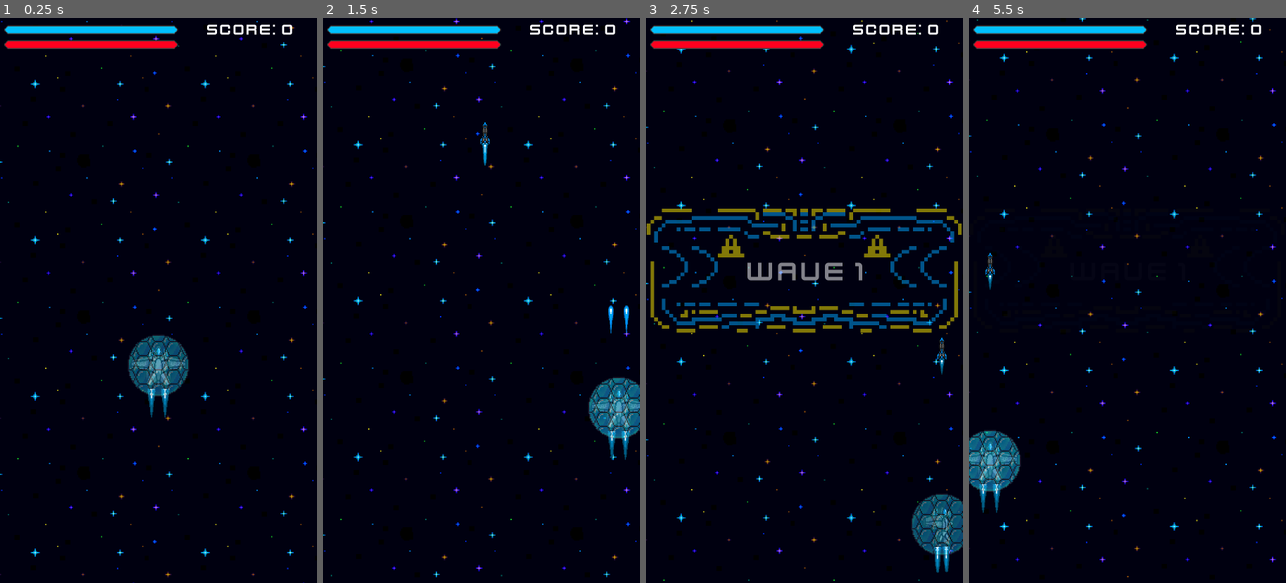
Above: before the commit, frames 1-4 (left to right).
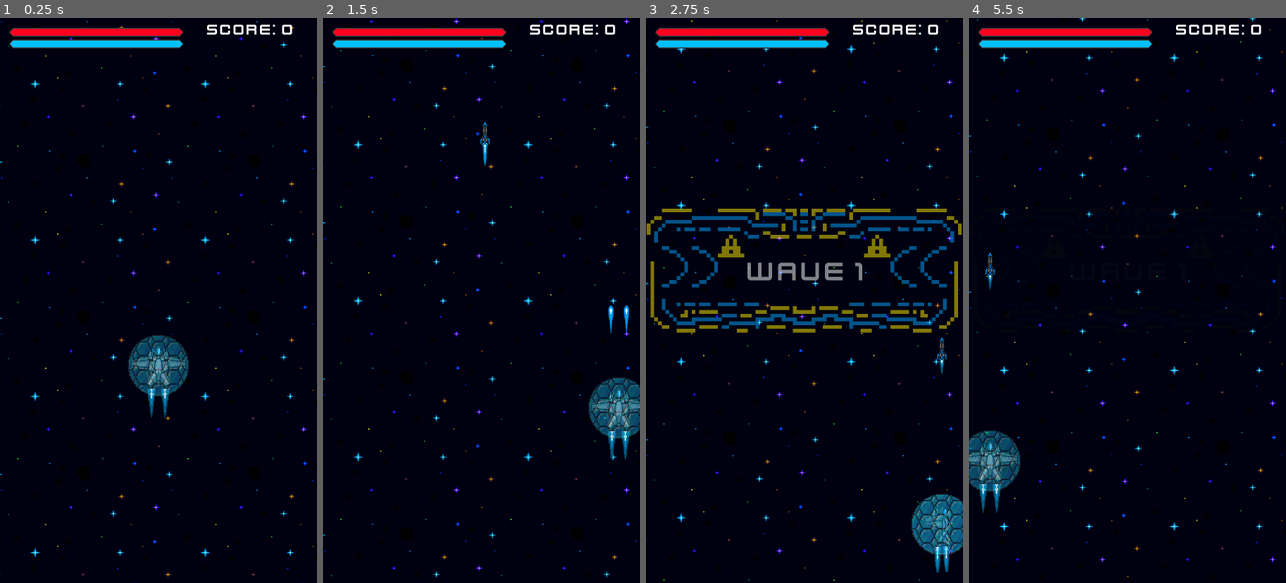
Above: after the commit, the same moments.

Repository: MichaelG-DTE/Final-Godot-DTE-Assessment-Game-Github
Game: Godot game, scene res://Scenes/level_one.tscn
Same seed, same stepped clock (60 frames per second), same inputs: the game is played once before the commit and once after it.
Inputs (mouse positions are in pixels of both pictures, inside the frame that each line leads up to):
- Up to frame 1 (0.25 s): no input
- Up to frame 2 (1.5 s): move the mouse to (551, 272) at 0.52 s; hold D (Right) 0.53-1.28 s; hold Right mouse button (MissileShoot) 0.53-1.28 s; move the mouse to (418, 328) at 1.27 s; hold S (Down) from 1.28 s (still down); click (418, 328) at 1.35 s
- Up to frame 3 (2.75 s): move the mouse to (836, 176) at 2.02 s; release S (Down) at 2.03 s; hold D (Right) from 2.03 s (still down); hold Right mouse button (MissileShoot) from 2.03 s (still down)
- Up to frame 4 (5.5 s): move the mouse to (1111, 413) at 2.77 s; release D (Right) at 2.78 s; release Right mouse button (MissileShoot) at 2.78 s; hold W (Up) 2.78-3.53 s; click (1111, 413) at 2.85 s; move the mouse to (1222, 385) at 3.52 s; hold Right mouse button (MissileShoot) 3.53-4.28 s; hold A (Left) 3.53-5.03 s; move the mouse to (1032, 215) at 4.27 s; click (1032, 215) at 4.35 s; move the mouse to (1143, 300) at 5.02 s; hold S (Down) from 5.03 s (still down); hold Right mouse button (MissileShoot) from 5.03 s (still down)

The runs differ from the first frame. In frame 1, 2.1% of the frame differs, in the area x 1-58%, y 1-6%; in frame 2, 2.8%; in frame 3, 2.1%; in frame 4, 2.9%, in the area x 0-58%, y 1-84%.

Commit message:
Shields work, added more health, made bigger explosions

Diff:
--- a/Scenes/HealthBar.tscn
+++ b/Scenes/HealthBar.tscn
@@ -8,8 +8,8 @@
 offset_top = 13.0
 offset_right = 507.0
 offset_bottom = 38.0
-max_value = 10.0
-value = 7.0
+max_value = 20.0
+value = 20.0
 nine_patch_stretch = true
 stretch_margin_left = 9
 stretch_margin_top = 9
--- a/Scenes/enemy_shield.tscn
+++ b/Scenes/enemy_shield.tscn
@@ -6,17 +6,63 @@
 [sub_resource type="CircleShape2D" id="CircleShape2D_gm30k"]
 radius = 56.4358
 
+[sub_resource type="Animation" id="Animation_084r6"]
+resource_name = "EnemyShield"
+length = 1.5
+loop_mode = 1
+tracks/0/type = "value"
+tracks/0/imported = false
+tracks/0/enabled = true
+tracks/0/path = NodePath(".:modulate")
+tracks/0/interp = 1
+tracks/0/loop_wrap = true
+tracks/0/keys = {
+"times": PackedFloat32Array(0, 0.8, 1.5),
+"transitions": PackedFloat32Array(1, 1, 1),
+"update": 0,
+"values": [Color(1, 1, 1, 0.843137), Color(1, 1, 1, 0.321569), Color(1, 1, 1, 0.843137)]
+}
+
+[sub_resource type="Animation" id="Animation_ycvdy"]
+length = 0.001
+tracks/0/type = "value"
+tracks/0/imported = false
+tracks/0/enabled = true
+tracks/0/path = NodePath(".:modulate")
+tracks/0/interp = 1
+tracks/0/loop_wrap = true
+tracks/0/keys = {
+"times": PackedFloat32Array(0),
+"transitions": PackedFloat32Array(1),
+"update": 0,
+"values": [Color(1, 1, 1, 0.701961)]
+}
+
+[sub_resource type="AnimationLibrary" id="AnimationLibrary_xhawl"]
+_data = {
+"EnemyShield": SubResource("Animation_084r6"),
+"RESET": SubResource("Animation_ycvdy")
+}
+
 [node name="EnemyShield" type="Area2D"]
 modulate = Color(1, 1, 1, 0.701961)
 scale = Vector2(0.983, 0.983)
-collision_layer = 32
+collision_layer = 34
 collision_mask = 4
 script = ExtResource("1_q5160")
 
 [node name="EnemyShield" type="Sprite2D" parent="."]
-modulate = Color(1, 1, 1, 0.568627)
+modulate = Color(1, 1, 1, 0.643137)
 texture = ExtResource("2_g37hf")
 
 [node name="CollisionShape2D" type="CollisionShape2D" parent="."]
+visible = false
 modulate = Color(1, 1, 1, 0.701961)
 shape = SubResource("CircleShape2D_gm30k")
+debug_color = Color(0, 0.6, 0.701961, 1)
+
+[node name="AnimationPlayer" type="AnimationPlayer" parent="."]
+libraries = {
+"": SubResource("AnimationLibrary_xhawl")
+}
+autoplay = "EnemyShield"
--- a/Scenes/hud.tscn
+++ b/Scenes/hud.tscn
@@ -30,14 +30,14 @@
 
 [node name="ShieldBar" parent="." instance=ExtResource("3_2q4kj")]
 layout_mode = 0
-offset_left = 12.0
-offset_top = 21.0
-offset_right = 505.0
-offset_bottom = 46.0
+offset_left = 27.0
+offset_top = 61.0
+offset_right = 520.0
+offset_bottom = 86.0
 
 [node name="HealthBar" parent="." instance=ExtResource("4_f305r")]
 layout_mode = 0
-offset_left = 12.0
-offset_top = 63.0
-offset_right = 505.0
-offset_bottom = 88.0
+offset_left = 27.0
+offset_top = 28.0
+offset_right = 520.0
+offset_bottom = 53.0
--- a/Scenes/level_three.tscn
+++ b/Scenes/level_three.tscn
@@ -9,9 +9,9 @@
 [ext_resource type="PackedScene" uid="uid://biwomlqx1u8br" path="res://Scenes/shielded_xantarian_heavy_support_craft.tscn" id="7_3ac77"]
 
 [node name="Level_Three" instance=ExtResource("1_57ftu")]
-wave1 = Array[PackedScene]([ExtResource("2_mpa76"), ExtResource("2_mpa76"), ExtResource("3_8suaa"), ExtResource("4_i0jv6")])
-wave2 = Array[PackedScene]([ExtResource("5_2y4no"), ExtResource("2_mpa76"), ExtResource("3_8suaa"), ExtResource("4_i0jv6"), ExtResource("6_fwvvf")])
-wave3 = Array[PackedScene]([ExtResource("6_fwvvf"), ExtResource("4_i0jv6"), ExtResource("3_8suaa"), ExtResource("2_mpa76"), ExtResource("7_3ac77"), ExtResource("5_2y4no")])
+wave1 = Array[PackedScene]([ExtResource("2_mpa76"), ExtResource("4_i0jv6"), ExtResource("3_8suaa"), ExtResource("6_fwvvf")])
+wave2 = Array[PackedScene]([ExtResource("2_mpa76"), ExtResource("6_fwvvf"), ExtResource("4_i0jv6"), ExtResource("3_8suaa"), ExtResource("5_2y4no")])
+wave3 = Array[PackedScene]([ExtResource("2_mpa76"), ExtResource("5_2y4no"), ExtResource("7_3ac77"), ExtResource("4_i0jv6"), ExtResource("3_8suaa"), ExtResource("6_fwvvf")])
 level = 3
 
 [node name="EnemySpawnTimer" parent="." index="8"]
--- a/Scenes/player.tscn
+++ b/Scenes/player.tscn
@@ -275,7 +275,8 @@
 
 [node name="Explosion" type="Sprite2D" parent="."]
 visible = false
-scale = Vector2(1.72, 1.72)
+position = Vector2(-0.178947, -9.35963)
+scale = Vector2(0.751969, 0.751969)
 texture = ExtResource("5_2g7y4")
 hframes = 3
 vframes = 3
@@ -291,6 +292,5 @@
 position = Vector2(0, -69.495)
 
 [node name="PlayerShield" parent="." instance=ExtResource("5_x067j")]
-modulate = Color(1, 1, 1, 0.639216)
 position = Vector2(0, -9.6375)
 scale = Vector2(0.939924, 0.943312)
--- a/Scenes/player_shield.tscn
+++ b/Scenes/player_shield.tscn
@@ -5,22 +5,6 @@
 
 [sub_resource type="CircleShape2D" id="CircleShape2D_rf256"]
 radius = 56.0357
-
-[sub_resource type="Animation" id="Animation_nnr4j"]
-resource_name = "Shield"
-loop_mode = 1
-tracks/0/type = "value"
-tracks/0/imported = false
-tracks/0/enabled = true
-tracks/0/path = NodePath(".:modulate")
-tracks/0/interp = 1
-tracks/0/loop_wrap = true
-tracks/0/keys = {
-"times": PackedFloat32Array(0, 0.5),
-"transitions": PackedFloat32Array(1, 1),
-"update": 0,
-"values": [Color(1, 1, 1, 0.564706), Color(1, 1, 1, 0.85098)]
-}
 
 [sub_resource type="Animation" id="Animation_e408i"]
 length = 0.001
@@ -35,6 +19,23 @@
 "transitions": PackedFloat32Array(1),
 "update": 0,
 "values": [Color(1, 1, 1, 0.564706)]
+}
+
+[sub_resource type="Animation" id="Animation_nnr4j"]
+resource_name = "Shield"
+length = 1.75
+loop_mode = 1
+tracks/0/type = "value"
+tracks/0/imported = false
+tracks/0/enabled = true
+tracks/0/path = NodePath(".:modulate")
+tracks/0/interp = 1
+tracks/0/loop_wrap = true
+tracks/0/keys = {
+"times": PackedFloat32Array(0, 1),
+"transitions": PackedFloat32Array(1, 1),
+"update": 0,
+"values": [Color(1, 1, 1, 0.564706), Color(1, 1, 1, 0.85098)]
 }
 
 [sub_resource type="AnimationLibrary" id="AnimationLibrary_qgn6w"]
--- a/Scenes/shielded_xantarian_fightercraft.tscn
+++ b/Scenes/shielded_xantarian_fightercraft.tscn
@@ -5,6 +5,6 @@
 
 [node name="Xantarian Fightercraft" instance=ExtResource("1_fh73p")]
 
-[node name="EnemyShield" parent="." index="8" instance=ExtResource("2_7jwly")]
+[node name="EnemyShield" parent="." index="2" instance=ExtResource("2_7jwly")]
 position = Vector2(4.76837e-07, -5.96046e-08)
 scale = Vector2(1.58442, 1.58442)
--- a/Scenes/shielded_xantarian_heavy_support_craft.tscn
+++ b/Scenes/shielded_xantarian_heavy_support_craft.tscn
@@ -5,6 +5,6 @@
 
 [node name="Xantarian Heavy Support Craft" instance=ExtResource("1_q4q03")]
 
-[node name="EnemyShield" parent="." index="8" instance=ExtResource("2_3583t")]
+[node name="EnemyShield" parent="." index="2" instance=ExtResource("2_3583t")]
 position = Vector2(0, -7)
 scale = Vector2(1.71779, 1.71779)
--- a/Scenes/shielded_xantarian_skimmer.tscn
+++ b/Scenes/shielded_xantarian_skimmer.tscn
@@ -5,5 +5,5 @@
 
 [node name="Xantarian Skimmer" instance=ExtResource("1_ukjpx")]
 
-[node name="EnemyShield" parent="." index="9" instance=ExtResource("2_wify2")]
+[node name="EnemyShield" parent="." index="3" instance=ExtResource("2_wify2")]
 position = Vector2(-5.96046e-08, 4)
--- a/Scenes/texture_progress_bar.tscn
+++ b/Scenes/texture_progress_bar.tscn
@@ -8,8 +8,8 @@
 offset_top = 13.0
 offset_right = 507.0
 offset_bottom = 38.0
-max_value = 7.0
-value = 7.0
+max_value = 15.0
+value = 15.0
 nine_patch_stretch = true
 stretch_margin_left = 9
 stretch_margin_top = 9
--- a/Scenes/xantarian_fightercraft.tscn
+++ b/Scenes/xantarian_fightercraft.tscn
@@ -150,7 +150,7 @@
 [node name="Explosion" type="Sprite2D" parent="."]
 visible = false
 position = Vector2(3.93629e-06, 9.27685e-13)
-scale = Vector2(2, 2)
+scale = Vector2(0.752, 0.752)
 texture = ExtResource("3_3e0vm")
 hframes = 3
 vframes = 3
--- a/Scenes/xantarian_heavy_support.tscn
+++ b/Scenes/xantarian_heavy_support.tscn
@@ -149,7 +149,7 @@
 [node name="Explosion" type="Sprite2D" parent="."]
 visible = false
 position = Vector2(3.93629e-06, 9.27685e-13)
-scale = Vector2(1.72, 1.72)
+scale = Vector2(0.9, 0.9)
 texture = ExtResource("3_o8hlh")
 hframes = 3
 vframes = 3
--- a/Scenes/xantarian_skimmer.tscn
+++ b/Scenes/xantarian_skimmer.tscn
@@ -159,7 +159,7 @@
 [node name="Explosion" type="Sprite2D" parent="."]
 visible = false
 position = Vector2(1.19209e-07, 9.09495e-13)
-scale = Vector2(1.72, 1.72)
+scale = Vector2(0.7, 0.7)
 texture = ExtResource("3_qq7ia")
 hframes = 3
 vframes = 3
--- a/Scripts/GlobalVar.gd
+++ b/Scripts/GlobalVar.gd
@@ -2,6 +2,6 @@
 
 var score = 0
 
-var shield_health = 7
+var shield_health = 15
 
-var health = 10
+var health = 20
--- a/Scripts/health_collectable.gd
+++ b/Scripts/health_collectable.gd
@@ -1,6 +1,6 @@
 extends Area2D
 
-@export var speed = 550
+@export var speed = 400
 
 func _on_visible_on_screen_notifier_2d_screen_exited():
 	queue_free()
@@ -10,6 +10,6 @@
 
 func _on_body_entered(body):
 	if body is Player:
-		if GlobalVar.health < 10:
-			GlobalVar.health += 1
+		if GlobalVar.health < 20:
+			GlobalVar.health += 2
 		queue_free()
--- a/Scripts/level_one.gd
+++ b/Scripts/level_one.gd
@@ -22,8 +22,8 @@
 func _ready():
 	player = get_tree().get_first_node_in_group("players")
 	assert(player!=null)
-	GlobalVar.shield_health = 7
-	GlobalVar.health = 10
+	GlobalVar.shield_health = 15
+	GlobalVar.health = 20
 	player.global_position = Vector2(screensize.x / 2, player_spawn_pos.global_position.y)
 	player.laser_shot.connect(_on_player_laser_shot)
 	player.missile_shot.connect(_on_player_missile_shot)
--- a/Scripts/shield_collectable.gd
+++ b/Scripts/shield_collectable.gd
@@ -1,6 +1,6 @@
 extends Area2D
 
-@export var speed = 550
+@export var speed = 400
 
 func _on_visible_on_screen_notifier_2d_screen_exited():
 	queue_free()
@@ -10,6 +10,6 @@
 
 func _on_body_entered(body):
 	if body is Player:
-		if GlobalVar.shield_health < 7:
-			GlobalVar.shield_health += 1
+		if GlobalVar.shield_health < 15:
+			GlobalVar.shield_health += 2
 		queue_free()
Binary file changed: Assets/Game Assets/Explosion Asset.png
Not shown, changed: Assets/Game Assets/Explosion Asset.png.import
Not shown: 1 places in Scenes/enemy_shield.tscn that only renumber resources
Not shown: 1 places in Scenes/player.tscn that only renumber resources
Not shown: 1 places in Scenes/xantarian_fightercraft.tscn that only renumber resources
Not shown: 1 places in Scenes/xantarian_heavy_support.tscn that only renumber resources
Not shown: 1 places in Scenes/xantarian_skimmer.tscn that only renumber resources
